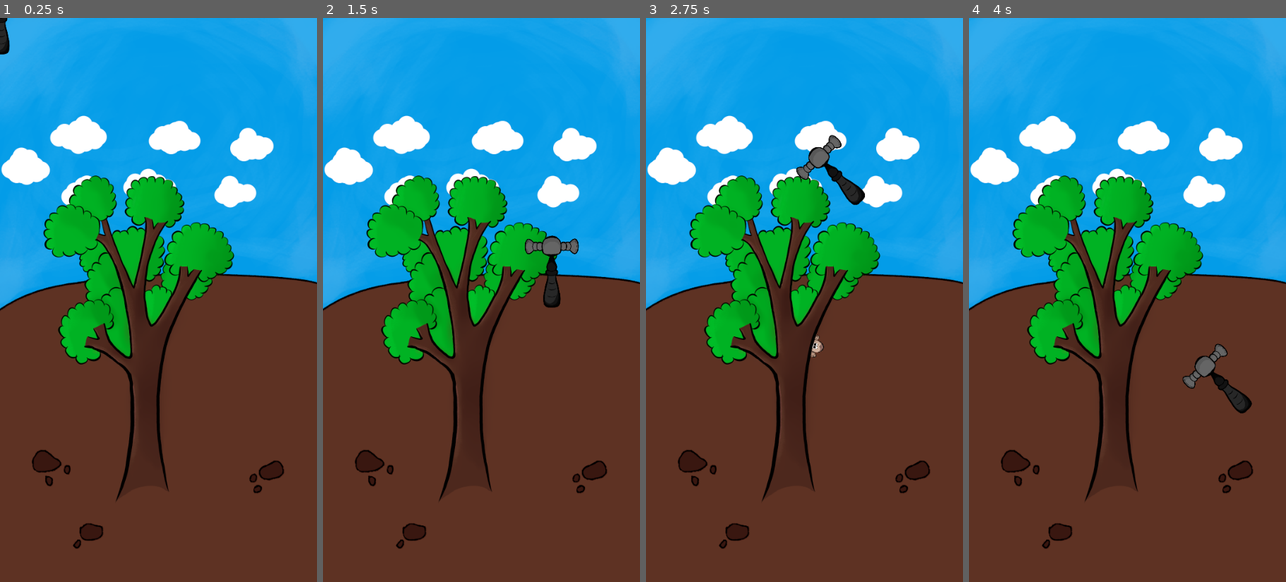
Above: before the commit, frames 1-4 (left to right).
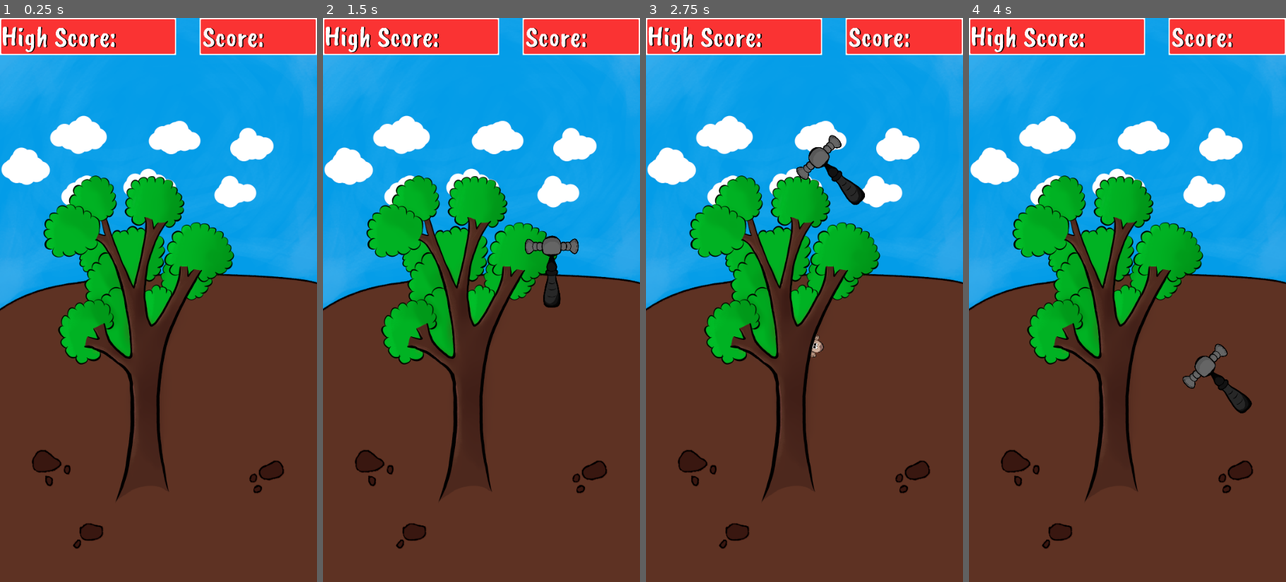
Above: after the commit, the same moments.

Repository: KajuKaVyapari/whack-a-monkey
Game: Godot game, scene res://scenes/world.tscn
Same seed, same stepped clock (60 frames per second), same inputs: the game is played once before the commit and once after it.
Inputs (mouse positions are in pixels of both pictures, inside the frame that each line leads up to):
- Up to frame 1 (0.25 s): no input
- Up to frame 2 (1.5 s): tap Enter at 0.5 s; move the mouse to (551, 271) at 0.52 s; click (551, 271) at 0.6 s; move the mouse to (418, 328) at 1.27 s; click (418, 328) at 1.35 s
- Up to frame 3 (2.75 s): tap Space at 2 s; move the mouse to (836, 175) at 2.02 s; click (836, 175) at 2.1 s
- Up to frame 4 (4 s): move the mouse to (1111, 412) at 2.77 s; click (1111, 412) at 2.85 s; move the mouse to (1222, 384) at 3.52 s; click (1222, 384) at 3.6 s

The runs differ from the first frame. In frame 1, 6.2% of the frame differs, in the area x 0-100%, y 0-7%; in frame 2, 6.2%; in frame 3, 6.2%; in frame 4, 6.2%.

Commit message:
some hud work
+made basic hud
+made basic score system

*Todo - to implement highscores and pause, exit buttons

Diff:
--- a/scenes/world.tscn
+++ b/scenes/world.tscn
@@ -1,14 +1,31 @@
-[gd_scene load_steps=7 format=2]
+[gd_scene load_steps=13 format=2]
 
 [ext_resource path="res://assets/hammer.png" type="Texture" id=1]
 [ext_resource path="res://assets/tree_solo_final.png" type="Texture" id=2]
 [ext_resource path="res://assets/bg_solo_final.png" type="Texture" id=3]
 [ext_resource path="res://scripts/world.gd" type="Script" id=4]
 [ext_resource path="res://assets/monkey-final.png" type="Texture" id=5]
+[ext_resource path="res://assets/fonts/caveat_brush.ttf" type="DynamicFontData" id=6]
+[ext_resource path="res://assets/ui/score_label.png" type="Texture" id=7]
+[ext_resource path="res://assets/ui/highscore_label.png" type="Texture" id=8]
 
 [sub_resource type="CapsuleShape2D" id=1]
 radius = 31.2908
 height = 47.5957
+
+[sub_resource type="StyleBoxTexture" id=3]
+texture = ExtResource( 7 )
+region_rect = Rect2( 0, 0, 400, 126 )
+margin_left = 10.0
+
+[sub_resource type="DynamicFont" id=2]
+size = 100
+font_data = ExtResource( 6 )
+
+[sub_resource type="StyleBoxTexture" id=4]
+texture = ExtResource( 8 )
+region_rect = Rect2( 0, 0, 600, 126 )
+margin_left = 4.0
 
 [node name="world" type="Node2D"]
 scale = Vector2( 0.5, 0.5 )
@@ -51,6 +68,45 @@
 [node name="spawn_timer" type="Timer" parent="."]
 wait_time = 2.0
 autostart = true
+
+[node name="ui" type="Control" parent="."]
+margin_right = 40.0
+margin_bottom = 40.0
+__meta__ = {
+"_edit_use_anchors_": false
+}
+
+[node name="score_label" type="Label" parent="ui"]
+anchor_left = 1.0
+anchor_right = 1.0
+margin_left = 640.0
+margin_right = 1040.0
+margin_bottom = 126.0
+custom_styles/normal = SubResource( 3 )
+custom_fonts/font = SubResource( 2 )
+custom_colors/font_color = Color( 1, 0.968627, 0.968627, 1 )
+custom_colors/font_color_shadow = Color( 0, 0, 0, 1 )
+custom_constants/shadow_offset_x = 4
+text = "Score: "
+__meta__ = {
+"_edit_use_anchors_": false
+}
+
+[node name="highscore_label" type="Label" parent="ui"]
+anchor_left = 1.0
+anchor_right = 1.0
+margin_left = -40.0
+margin_right = 560.0
+margin_bottom = 126.0
+custom_styles/normal = SubResource( 4 )
+custom_fonts/font = SubResource( 2 )
+custom_colors/font_color = Color( 1, 1, 1, 1 )
+custom_colors/font_color_shadow = Color( 0, 0, 0, 1 )
+custom_constants/shadow_offset_x = 4
+text = "High Score: "
+__meta__ = {
+"_edit_use_anchors_": false
+}
 [connection signal="tween_completed" from="hammer/tween" to="." method="_on_tween_completed"]
 [connection signal="area_entered" from="hammer/monkey_detector" to="." method="_on_monkey_detector_area_entered"]
 [connection signal="timeout" from="spawn_timer" to="." method="_on_spawn_timer_timeout"]
--- a/scripts/world.gd
+++ b/scripts/world.gd
@@ -31,12 +31,19 @@
 
 var i = 0
 var score = 0
+var score_text
+var highscore_text
 
 
 func _ready():
 
 	randomize()
 	Input.set_mouse_mode(Input.MOUSE_MODE_HIDDEN)
+
+	$ui/score_label.text = "Score: "
+	score_text = $ui/score_label.text
+	$ui/highscore_label.text = "High Score: "
+	highscore_text = $ui/highscore_label.text
 
 
 func _physics_process(delta):
@@ -71,7 +78,7 @@
 
 func _on_monkey_detector_area_entered(area):
 	area.get_parent().queue_free()
-	score += 1
+	increase_score()
 	print(score)
 
 
@@ -91,4 +98,9 @@
 
 func decrease_score():
 	score = max(score - 1, 0)
-	print(score)
+	$ui/score_label.text = score_text + str(score)
+
+
+func increase_score():
+	score += 1
+	$ui/score_label.text = score_text + str(score)
Binary file added: assets/fonts/caveat_brush.ttf
Binary file added: assets/ui/highscore_label.png
Not shown, added: assets/ui/highscore_label.png.import
Binary file added: assets/ui/score_label.png
Not shown, added: assets/ui/score_label.png.import
